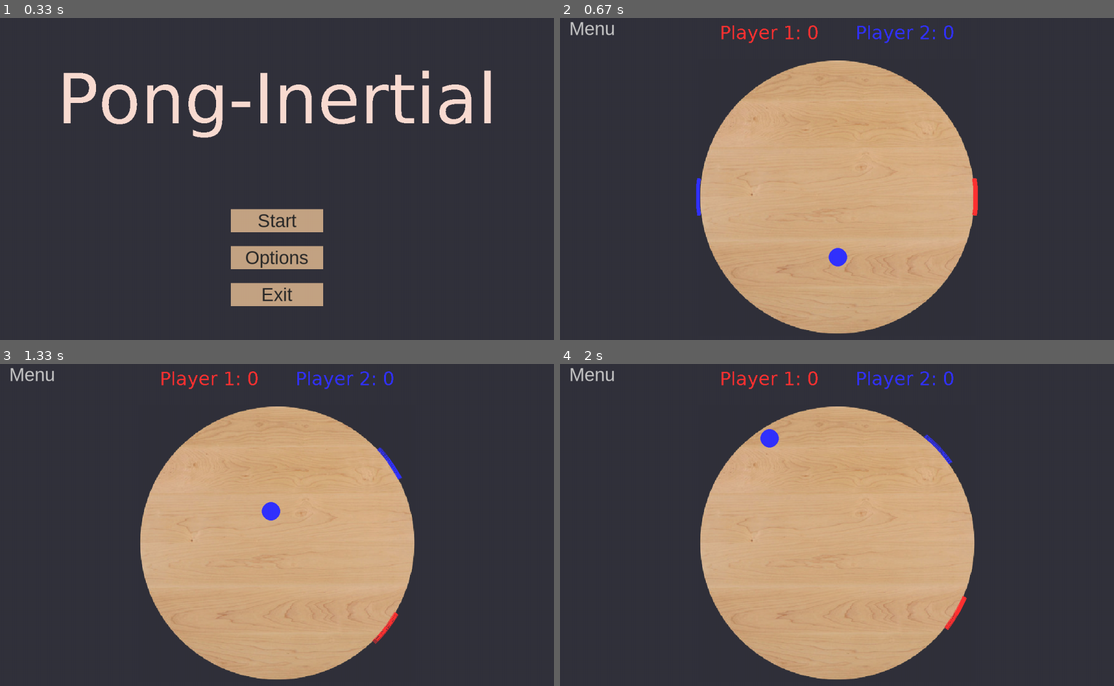
Above: before the commit, frames 1-4 (two rows, left to right).
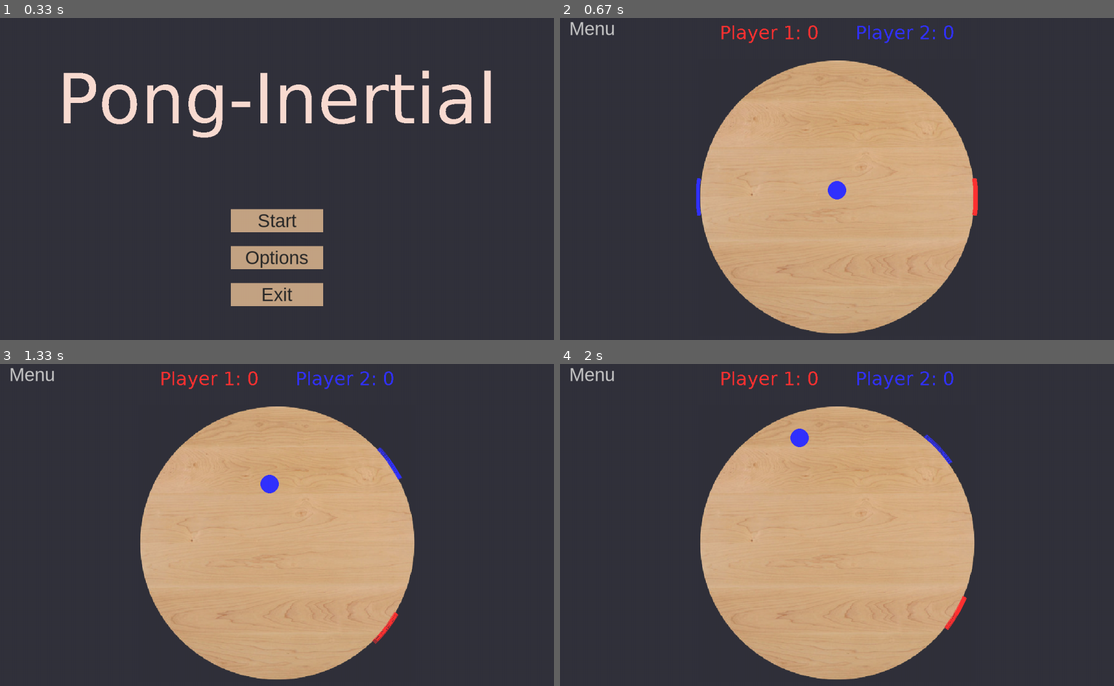
Above: after the commit, the same moments.

Repository: sandhyarottoo/phys-hackathon-2023
Game: pygame game, started from main.py
Two runs of this game, one before a commit and one after it. Both use one fixed random seed, a clock stepped at 60 frames per second and the inputs below.
Inputs (mouse positions are in pixels of both pictures, inside the frame that each line leads up to):
- Up to frame 1 (0.33 s): no input
- Up to frame 2 (0.67 s): click (837, 220) at 0.38 s
- Up to frame 3 (1.33 s): hold Right 0.67-1.13 s; hold Right from 1.17 s (still down); hold D from 1.17 s (still down)
- Up to frame 4 (2 s): release Right at 1.63 s; release D at 1.63 s; hold Left from 1.67 s (still down); hold A from 1.67 s (still down)

Frame 1 is identical in both runs. In frame 2, 0.3% of the frame differs, in the area x 48-52%, y 50-78%; in frame 3, 0.3%; in frame 4, 0.3%.

Commit message:
scoreboard and respawn working

Diff:
--- a/main.py
+++ b/main.py
@@ -34,7 +34,7 @@
 V_INITIAL = -300
 PLAYER_VELOCITY = 4
 PLAYER_ARC_ANGLE = np.pi / 12  # 90 degrees in radians
-MAX_SCORE = 10
+MAX_SCORE = 2
 
 player1_angle = -np.pi / 2
 player2_angle = -np.pi / 2
@@ -169,6 +169,7 @@
 
 
     def update(self, force_sources,player1,player2):
+
         if pygame.sprite.collide_mask(self,player1) or pygame.sprite.collide_mask(self,player2):
 
             self.bool_color = not self.bool_color
@@ -179,7 +180,7 @@
             else:
                 self.pos.x = (PLAYER_RADIUS - PLAYER_WIDTH - self.radius)
 
-            if abs(self.vel.x) < 50:
+            if abs(self.vel.x) < 50 or abs(self.vel.y) > 50:
                 self.vel.x *= -1.25
             else:
                 self.vel.x *= -1.08
@@ -200,43 +201,32 @@
         else:
             self.color = PLAYER2_COLOR
 
-        if player1.score == MAX_SCORE:
-            text = font.render("Congratulations Player 1!")
-            pygame.quit()
-        if player2.score == MAX_SCORE:
-            text = font.render("Congratulations Player 2!")
-            pygame.quit()
-
         #when the ball leaves the disk
-        if self.pos.x > PLAYER_RADIUS+PLAYER_WIDTH:
+        if abs(self.pos.x) > PLAYER_RADIUS+PLAYER_WIDTH:
             if self.color == PLAYER1_COLOR:
                 player2.score += 1
             else:
                 player1.score += 1
-            text = font.render('Respawning in 2 seconds...', True, black)
+            text = pygame.font.SysFont('verdana', 150).render('Respawning in 2 seconds...', True, black)
             screen.blit(text, text.get_rect(center = screen.get_rect().center))
             pygame.time.wait(2000)
             self.pos = pygame.Vector2(PLAYER_RADIUS/10,np.random.sample()*2*np.pi)
-            self.vel = pygame.Vector2(np.random.sample()*100,0)
+            self.vel = pygame.Vector2(np.random.sample()*100,np.random.sample()*10)
             pygame.time.wait(2000)
 
+        if player1.score == MAX_SCORE:
+            text = font.render("Congratulations Player 1!",False, black)
+            screen.blit(text, text.get_rect(center = screen.get_rect().center))
+            pygame.time.wait(5000)
+            menu()
+        if player2.score == MAX_SCORE:
+            text = font.render("Congratulations Player 2!",False, black)
+            screen.blit(text, text.get_rect(center = screen.get_rect().center))
+            pygame.time.wait(5000)
+            menu()
+
+
         pygame.draw.circle(self.image, self.color, (self.radius, self.radius), self.radius)
-
-    # def updateScores(self,radius):
-
-    #     global player2_score
-    #     global player1_score
-    #     global max_score
-    #     if pos.x > radius and self.pygame.sprite.collide_rect(player1):
-    #         player2_score += 1
-    #     if pos.x > radius and self.pygame.sprite.collide_rect(player2):
-    #         player1_score += 1
-    #     if player1_score == MAXSCORE:
-    #         self.pygame.sprite.kill()
-    #         print('Player 1 has won the game!')
-    #     if player2_score == MAXSCORE:
-    #         self.pygame.sprite.kill()
-    #         print('Player 2 has won the game!')
 
 
 
@@ -430,9 +420,10 @@
     # reset initial player and circle positions
     player1.pos[1] = 0
     player2.pos[1] = np.pi
-    circle.pos = pygame.Vector2(DISK_RADIUS*np.random.randint(5,10)/10, np.pi/2)
-    circle.vel = vel_polar
+    circle.pos = pygame.Vector2(DISK_RADIUS/10, np.random.sample()*np.pi/2)
+    circle.vel = vel_polar*np.random.sample()
     circle.acc = acc_polar
+
 
 
     # making buttons
